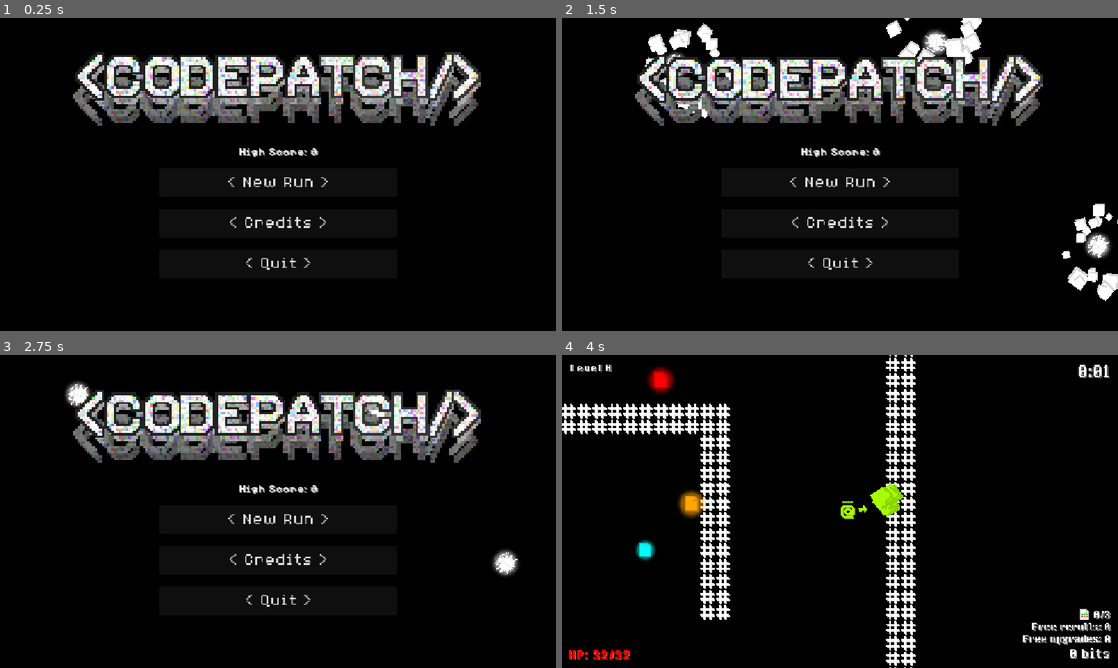
Above: before the commit, frames 1-4 (two rows, left to right).
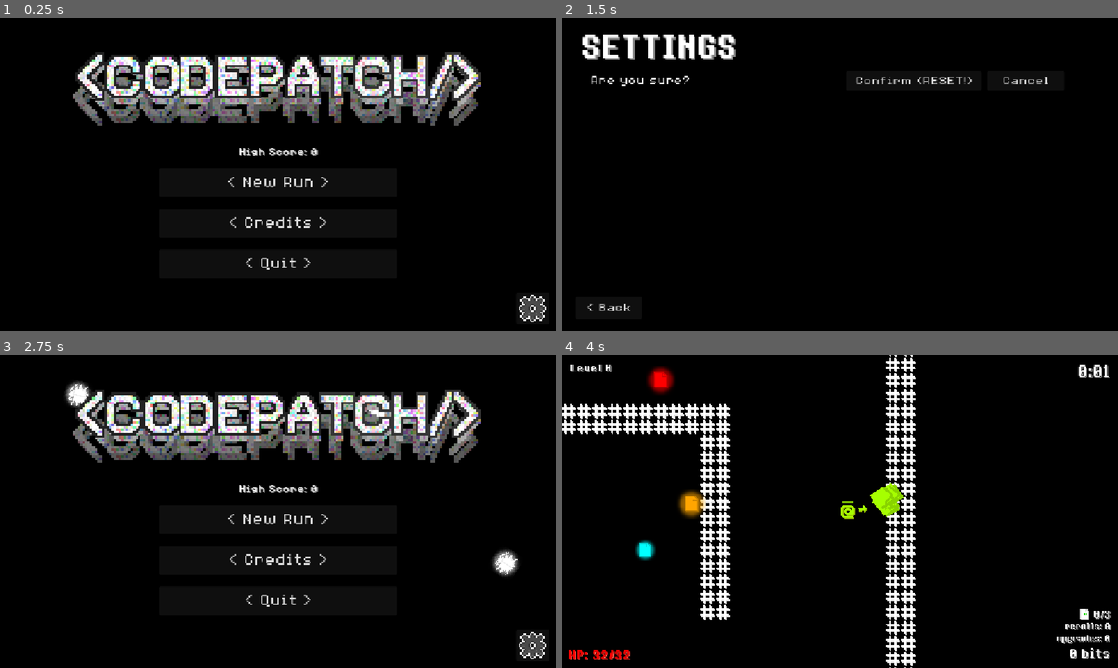
Above: after the commit, the same moments.

Repository: JLi69/codepatch
Game: Godot game, scene res://scenes/main.tscn
Same seed, same stepped clock (60 frames per second), same inputs: the game is played once before the commit and once after it.
Inputs (mouse positions are in pixels of both pictures, inside the frame that each line leads up to):
- Up to frame 1 (0.25 s): no input
- Up to frame 2 (1.5 s): click (1095, 309) at 0.52 s; click (656, 80) at 1.25 s, where only the run after the commit has a clickable "Reset Progress"
- Up to frame 3 (2.75 s): click (350, 417) at 2 s, where only the run after the commit has a clickable "Confirm (RESET!)"
- Up to frame 4 (4 s): click "< New Run >" at 2.75 s; move the mouse to (962, 495) at 3.52 s; press the mouse at (962, 495) at 3.53 s; hold Right (right) from 3.53 s (still down)

The runs differ from the first frame. In frame 1, 0.4% of the frame differs, in the area x 43-99%, y 41-98%; in frame 2, 17%, in the area x 3-100%, y 0-94%; in frame 3, 0.4%; in frame 4, 0.5%.

Commit message:
Started work on settings menu and added reset progress button.

Diff:
--- a/scenes/hud.tscn
+++ b/scenes/hud.tscn
@@ -6,6 +6,7 @@
 [ext_resource type="Texture2D" uid="uid://6wiq7tlmlqa0" path="res://assets/patch_file.png" id="3_6fi6k"]
 [ext_resource type="FontFile" uid="uid://b83lr4reqbm0y" path="res://assets/fonts/8BitOperator/8bitOperatorPlus8-Regular.ttf" id="5_uo2fv"]
 [ext_resource type="PackedScene" uid="uid://deigq21w7yvwe" path="res://scenes/store.tscn" id="6_047uy"]
+[ext_resource type="Texture2D" uid="uid://by7070e2hqscq" path="res://assets/settings_icon.png" id="7_5pdws"]
 
 [node name="HUD" type="Control" unique_id=388640673]
 process_mode = 3
@@ -53,9 +54,9 @@
 [node name="PatchFiles" type="Label" parent="." unique_id=1717504002]
 layout_mode = 0
 offset_left = 864.0
-offset_top = 524.0
-offset_right = 1136.0
-offset_bottom = 550.0
+offset_top = 523.0
+offset_right = 1136.0
+offset_bottom = 549.0
 theme_override_colors/font_shadow_color = Color(0.6296744, 0.6296749, 0.62967455, 1)
 theme_override_colors/font_outline_color = Color(0, 0, 0, 1)
 theme_override_constants/shadow_offset_x = 2
@@ -83,8 +84,8 @@
 theme_override_constants/shadow_offset_y = 2
 theme_override_constants/outline_size = 4
 theme_override_fonts/font = ExtResource("2_oo0fn")
-theme_override_font_sizes/font_size = 18
-text = "Free Rerolls: 0"
+theme_override_font_sizes/font_size = 16
+text = "rerolls: 0"
 horizontal_alignment = 2
 
 [node name="Upgrades" type="Label" parent="." unique_id=1124640540]
@@ -99,8 +100,8 @@
 theme_override_constants/shadow_offset_y = 2
 theme_override_constants/outline_size = 4
 theme_override_fonts/font = ExtResource("2_oo0fn")
-theme_override_font_sizes/font_size = 18
-text = "Free Upgrades: 0"
+theme_override_font_sizes/font_size = 16
+text = "upgrades: 0"
 horizontal_alignment = 2
 
 [node name="Timer" type="Label" parent="." unique_id=2109348954]
@@ -294,6 +295,18 @@
 text = "Go to Main Menu
 (will end this run!)"
 
+[node name="Settings" type="Button" parent="Pause" unique_id=982067813]
+z_index = 3
+layout_mode = 0
+offset_left = 1070.0
+offset_top = 569.0
+offset_right = 1138.0
+offset_bottom = 634.0
+icon = ExtResource("7_5pdws")
+icon_alignment = 1
+expand_icon = true
+
 [connection signal="pressed" from="GameOver/VBoxContainer/MainMenu" to="." method="_on_main_menu_pressed"]
 [connection signal="pressed" from="Pause/VBoxContainer/Return" to="." method="_on_return_pressed"]
 [connection signal="pressed" from="Pause/VBoxContainer/MainMenu" to="." method="_on_main_menu_pressed"]
+[connection signal="pressed" from="Pause/Settings" to="." method="_on_settings_pressed"]
--- a/scenes/main.tscn
+++ b/scenes/main.tscn
@@ -5,6 +5,7 @@
 [ext_resource type="PackedScene" uid="uid://d2mkxvtm6be13" path="res://scenes/player.tscn" id="2_0wfyh"]
 [ext_resource type="PackedScene" uid="uid://c4soyhlgbaem5" path="res://scenes/hud.tscn" id="4_jyhfs"]
 [ext_resource type="PackedScene" uid="uid://vlfq7hpvkq5s" path="res://scenes/main_menu.tscn" id="5_tbgi4"]
+[ext_resource type="PackedScene" uid="uid://cvylj8lq44y34" path="res://scenes/settings.tscn" id="6_tefeu"]
 
 [node name="Main" type="Node2D" unique_id=1303435590]
 script = ExtResource("1_sugp2")
@@ -22,3 +23,7 @@
 [node name="HUD" parent="UI" unique_id=388640673 instance=ExtResource("4_jyhfs")]
 
 [node name="MainMenu" parent="UI" unique_id=1490358813 instance=ExtResource("5_tbgi4")]
+
+[node name="Settings" parent="UI" unique_id=1966864146 instance=ExtResource("6_tefeu")]
+visible = false
+z_index = 4
--- a/scenes/main_menu.tscn
+++ b/scenes/main_menu.tscn
@@ -9,6 +9,7 @@
 [ext_resource type="Texture2D" uid="uid://dj6atom66ewyb" path="res://assets/codepatch_title.png" id="7_oa1go"]
 [ext_resource type="Texture2D" uid="uid://bgdvr42i44kxe" path="res://assets/codepatch_title_background.png" id="8_tbmy8"]
 [ext_resource type="PackedScene" uid="uid://4v6tbvieeq7a" path="res://scenes/credits.tscn" id="9_jk1qb"]
+[ext_resource type="Texture2D" uid="uid://by7070e2hqscq" path="res://assets/settings_icon.png" id="10_5dd4i"]
 
 [sub_resource type="AtlasTexture" id="AtlasTexture_8ln24"]
 atlas = ExtResource("3_wu84c")
@@ -62,6 +63,17 @@
 scale = Vector2(0.72499996, 0.7249999)
 texture = ExtResource("5_rtw2f")
 
+[node name="Settings" type="Button" parent="." unique_id=154170911]
+z_index = 3
+layout_mode = 0
+offset_left = 1070.0
+offset_top = 569.0
+offset_right = 1138.0
+offset_bottom = 634.0
+icon = ExtResource("10_5dd4i")
+icon_alignment = 1
+expand_icon = true
+
 [node name="VBoxContainer" type="VBoxContainer" parent="." unique_id=328403036]
 z_index = 3
 layout_mode = 1
@@ -80,9 +92,9 @@
 
 [node name="HighScore" type="Label" parent="VBoxContainer" unique_id=1588053704]
 layout_mode = 2
-theme_override_colors/font_shadow_color = Color(0.6542321, 0.6542321, 0.654232, 1)
+theme_override_colors/font_shadow_color = Color(0.5370113, 0.5370113, 0.5370113, 1)
 theme_override_constants/shadow_offset_x = 2
-theme_override_constants/shadow_offset_y = 2
+theme_override_constants/shadow_offset_y = 1
 theme_override_fonts/font = ExtResource("1_l6cm7")
 theme_override_font_sizes/font_size = 24
 text = "High Score: 0"
@@ -130,9 +142,10 @@
 
 [node name="Credits" parent="." unique_id=1282392576 instance=ExtResource("9_jk1qb")]
 visible = false
-z_index = 3
+z_index = 4
 layout_mode = 1
 
+[connection signal="pressed" from="Settings" to="." method="_on_settings_pressed"]
 [connection signal="pressed" from="VBoxContainer/NewRun" to="." method="_on_new_run_pressed"]
 [connection signal="pressed" from="VBoxContainer/Credits" to="." method="_on_credits_pressed"]
 [connection signal="pressed" from="VBoxContainer/Quit" to="." method="_on_quit_pressed"]
--- /dev/null
+++ b/scenes/settings.tscn
@@ -0,0 +1,110 @@
+[gd_scene format=3 uid="uid://cvylj8lq44y34"]
+
+[ext_resource type="FontFile" uid="uid://rshi05d6a6ra" path="res://assets/fonts/8BitOperator/8bitOperatorPlus-Bold.ttf" id="1_5p8wc"]
+[ext_resource type="Script" uid="uid://cy04778rxjdsx" path="res://scripts/settings.gd" id="1_6wm04"]
+[ext_resource type="FontFile" uid="uid://b83lr4reqbm0y" path="res://assets/fonts/8BitOperator/8bitOperatorPlus8-Regular.ttf" id="2_r6d6q"]
+
+[node name="Settings" type="Control" unique_id=1966864146]
+process_mode = 3
+layout_mode = 3
+anchors_preset = 15
+anchor_right = 1.0
+anchor_bottom = 1.0
+grow_horizontal = 2
+grow_vertical = 2
+script = ExtResource("1_6wm04")
+
+[node name="ColorRect" type="ColorRect" parent="." unique_id=503289196]
+layout_mode = 0
+offset_left = -10.0
+offset_top = -12.0
+offset_right = 1165.0
+offset_bottom = 662.0
+color = Color(0, 0, 0, 1)
+
+[node name="Label" type="Label" parent="." unique_id=184996120]
+layout_mode = 0
+offset_left = 38.0
+offset_top = 14.0
+offset_right = 319.0
+offset_bottom = 98.0
+theme_override_colors/font_shadow_color = Color(0.5254902, 0.5254902, 0.5254902, 1)
+theme_override_constants/shadow_offset_x = 4
+theme_override_constants/shadow_offset_y = 4
+theme_override_fonts/font = ExtResource("1_5p8wc")
+theme_override_font_sizes/font_size = 60
+text = "SETTINGS"
+
+[node name="ScrollContainer" type="ScrollContainer" parent="." unique_id=1819906249]
+layout_mode = 0
+offset_left = 58.0
+offset_top = 110.0
+offset_right = 1103.0
+offset_bottom = 537.0
+
+[node name="VBoxContainer" type="VBoxContainer" parent="ScrollContainer" unique_id=2015056788]
+layout_mode = 2
+theme_override_constants/separation = 12
+
+[node name="Reset" type="Button" parent="ScrollContainer/VBoxContainer" unique_id=274032529]
+custom_minimum_size = Vector2(280, 40)
+layout_mode = 2
+tooltip_text = "Reset the high score to 0 and play the intro."
+theme_override_colors/font_pressed_color = Color(1, 0, 0, 1)
+theme_override_colors/font_hover_color = Color(1, 0, 0, 1)
+theme_override_colors/font_hover_pressed_color = Color(1, 0, 0, 1)
+theme_override_fonts/font = ExtResource("2_r6d6q")
+theme_override_font_sizes/font_size = 28
+text = "Reset Progress"
+
+[node name="Confirm" type="HBoxContainer" parent="ScrollContainer/VBoxContainer" unique_id=1331691335]
+layout_mode = 2
+theme_override_constants/separation = 12
+
+[node name="Label" type="Label" parent="ScrollContainer/VBoxContainer/Confirm" unique_id=1993911861]
+layout_mode = 2
+theme_override_fonts/font = ExtResource("2_r6d6q")
+theme_override_font_sizes/font_size = 28
+text = "Are you sure?"
+
+[node name="Panel" type="Panel" parent="ScrollContainer/VBoxContainer/Confirm" unique_id=642605782]
+modulate = Color(1, 1, 1, 0)
+custom_minimum_size = Vector2(300, 0)
+layout_mode = 2
+
+[node name="ConfirmReset" type="Button" parent="ScrollContainer/VBoxContainer/Confirm" unique_id=2013765621]
+custom_minimum_size = Vector2(280, 40)
+layout_mode = 2
+tooltip_text = "Reset the high score to 0 and play the intro."
+theme_override_colors/font_pressed_color = Color(1, 0, 0, 1)
+theme_override_colors/font_hover_color = Color(1, 0, 0, 1)
+theme_override_colors/font_hover_pressed_color = Color(1, 0, 0, 1)
+theme_override_fonts/font = ExtResource("2_r6d6q")
+theme_override_font_sizes/font_size = 28
+text = "Confirm (RESET!)"
+
+[node name="Cancel" type="Button" parent="ScrollContainer/VBoxContainer/Confirm" unique_id=1488690190]
+custom_minimum_size = Vector2(160, 40)
+layout_mode = 2
+tooltip_text = "Reset the high score to 0 and play the intro."
+theme_override_fonts/font = ExtResource("2_r6d6q")
+theme_override_font_sizes/font_size = 28
+text = "Cancel"
+
+[node name="Back" type="Button" parent="." unique_id=1864422271]
+layout_mode = 0
+offset_left = 28.0
+offset_top = 577.0
+offset_right = 166.0
+offset_bottom = 623.0
+theme_override_colors/font_pressed_color = Color(0, 1, 0, 1)
+theme_override_colors/font_hover_color = Color(0, 1, 0, 1)
+theme_override_colors/font_hover_pressed_color = Color(0, 1, 0, 1)
+theme_override_fonts/font = ExtResource("2_r6d6q")
+theme_override_font_sizes/font_size = 28
+text = "< Back"
+
+[connection signal="pressed" from="ScrollContainer/VBoxContainer/Reset" to="." method="_on_reset_pressed"]
+[connection signal="pressed" from="ScrollContainer/VBoxContainer/Confirm/ConfirmReset" to="." method="_on_confirm_reset_pressed"]
+[connection signal="pressed" from="ScrollContainer/VBoxContainer/Confirm/Cancel" to="." method="_on_cancel_pressed"]
+[connection signal="pressed" from="Back" to="." method="_on_back_pressed"]
--- a/scripts/hud.gd
+++ b/scripts/hud.gd
@@ -68,8 +68,8 @@
 		$Level.text = "Level %d\n\"%s\"" % [ level_num, level_theme ]
 
 func set_rerolls_and_upgrades(rerolls: int, upgrades: int) -> void:
-	$Rerolls.text = "Free rerolls: %d" % rerolls
-	$Upgrades.text = "Free upgrades: %d" % upgrades
+	$Rerolls.text = "rerolls: %d" % rerolls
+	$Upgrades.text = "upgrades: %d" % upgrades
 
 func _on_return_pressed() -> void:
 	$Pause.hide()
@@ -85,3 +85,6 @@
 	$/root/Main/Level.queue_free()
 	Input.mouse_mode = Input.MOUSE_MODE_VISIBLE
 	hide_game_over()
+
+func _on_settings_pressed() -> void:
+	$/root/Main.show_settings(false)
--- a/scripts/main.gd
+++ b/scripts/main.gd
@@ -37,12 +37,6 @@
 		# We'll just assume that the high score is stored as the first line in the file
 		high_score = int(save_file.get_line())
 		play_intro = false
-		save_file.close()
-
-	#  Write back into the save file
-	save_file = FileAccess.open("user://save", FileAccess.WRITE)
-	if save_file:
-		save_file.store_line(str(high_score))
 		save_file.close()
 
 func get_hud() -> HUD:
@@ -100,3 +94,10 @@
 			save_file.close()
 		return true
 	return false
+
+func show_settings(show_reset_button: bool = true) -> void:
+	if show_reset_button:
+		$UI/Settings.show_reset()
+	else:
+		$UI/Settings.hide_reset()
+	$UI/Settings.actviate()
--- a/scripts/main_menu.gd
+++ b/scripts/main_menu.gd
@@ -49,3 +49,6 @@
 
 func _on_credits_pressed() -> void:
 	$Credits.show()
+
+func _on_settings_pressed() -> void:
+	$/root/Main.show_settings()
--- /dev/null
+++ b/scripts/settings.gd
@@ -0,0 +1,27 @@
+extends Control
+
+func _on_back_pressed() -> void:
+	hide()
+
+func show_reset() -> void:
+	$ScrollContainer/VBoxContainer/Reset.show()
+
+func hide_reset() -> void:
+	$ScrollContainer/VBoxContainer/Reset.hide()
+
+func actviate() -> void:
+	show()
+	$ScrollContainer/VBoxContainer/Confirm.hide()
+
+func _on_reset_pressed() -> void:
+	$ScrollContainer/VBoxContainer/Reset.hide()
+	$ScrollContainer/VBoxContainer/Confirm.show()
+
+func _on_confirm_reset_pressed() -> void:
+	DirAccess.remove_absolute("user://save")
+	$/root/Main.high_score = 0
+	hide()
+
+func _on_cancel_pressed() -> void:
+	$ScrollContainer/VBoxContainer/Reset.show()
+	$ScrollContainer/VBoxContainer/Confirm.hide()
Binary file added: assets/settings_icon.png
Not shown, added: assets/settings_icon.png.import
Not shown, added: scripts/settings.gd.uid
